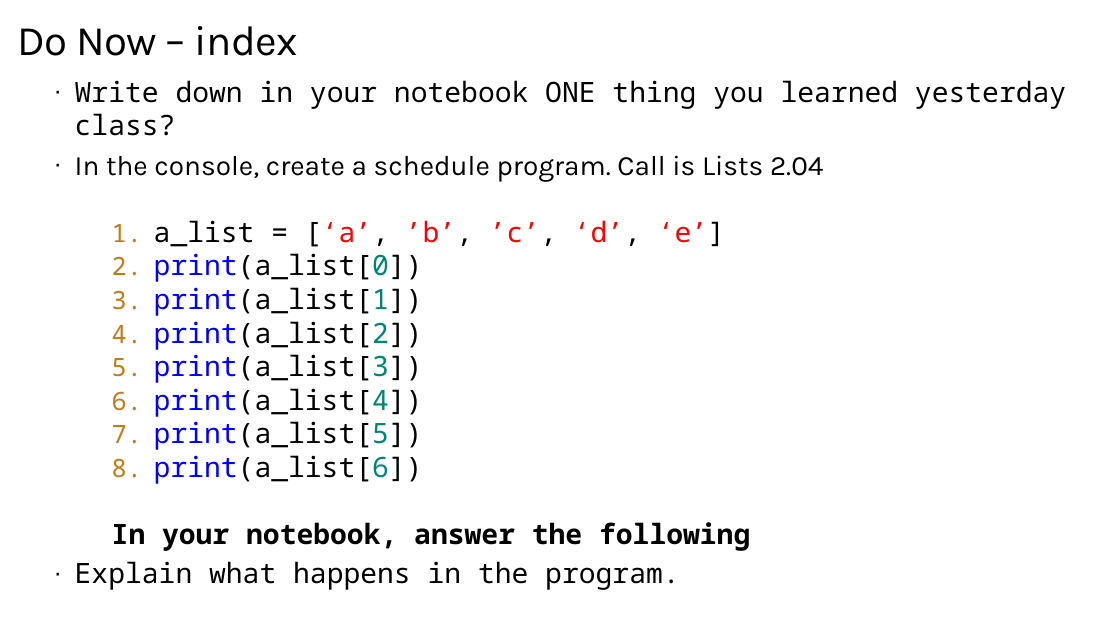
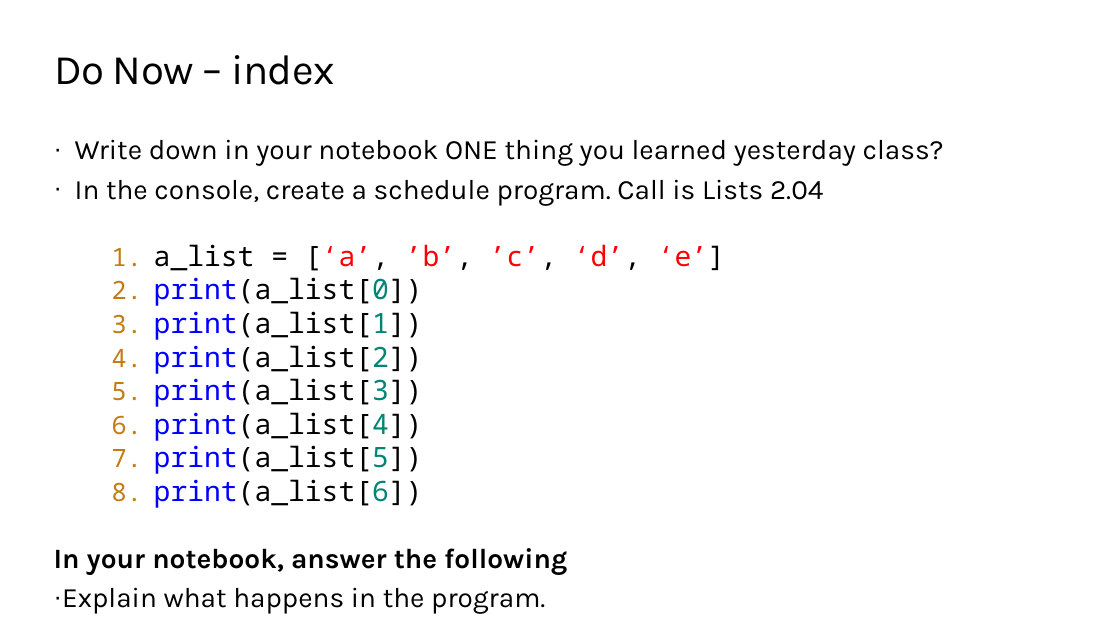
Before and after one commit to TEALSK12/2nd-semester-introduction-to-computer-science, a slide deck: slide 5 of docs/units/2_unit/slidedecks/Intro Python 2.04 TEALS.pptx. Drawn at 1120x630 pixels with LibreOffice and Linux fonts; fonts in the diff are those of the drawing; background and template pictures are left out. Boxes give left, top, right and bottom in pixels: in the first picture for what was removed or moved away, otherwise in the second. Text is boxed around its words. In the diff, an @@ line names an element or a change of style, - is before the commit and + after.

```diff
--- a/docs/units/2_unit/slidedecks/Intro Python 2.04 TEALS.pptx
+++ b/docs/units/2_unit/slidedecks/Intro Python 2.04 TEALS.pptx
@@ title "Do Now – index": place and size @@
-title "Do Now – index" at (17,26,297,56)
+title "Do Now – index" at (54,55,334,85)
@@ text at (54,139,944,614): font Noto Sans Mono to Karla in "Write down in your notebook ONE thing ...", "In your notebook, answer the following", "Explain what happens in the program."; indent changed @@
@@ text "Write down in your notebook ...": place and size @@
-text "Write down in your notebook ..." at (75,80,1066,551)
+text "Write down in your notebook ..." at (54,139,944,614)
```
Also in this commit, not shown: 3 other slides changed, 17 other files.
